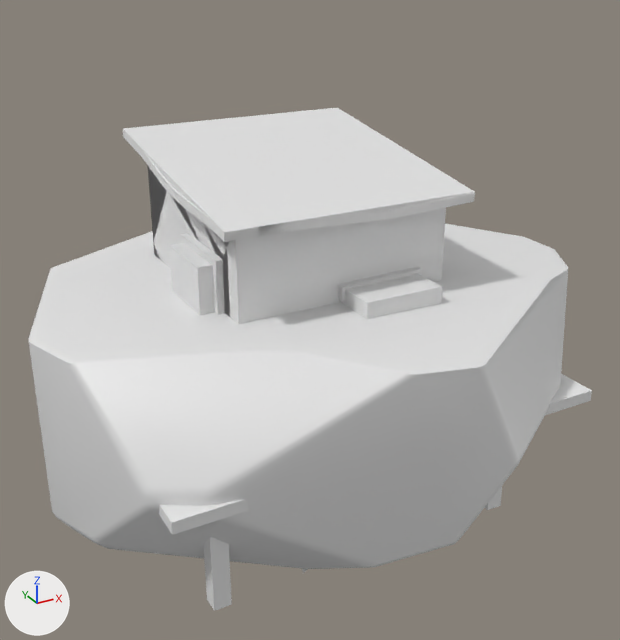
The FBX model Assets/Models/Environment.fbx, before and after one commit.
Both versions are drawn from a 50 mm lens placed at (-8.82, -16.94, 9.24), pointed at (0.24, -0.48, 1.01). Arrows for +X, +Y and +Z are at lower left; the lights stay in place. The same objects are shown in both versions, whatever each file hides. Where no turn or scale is listed for an object, it has been applied to the vertices. Vertices at the same position are counted once.

Objects in the first picture: 'House', 'HouseBase', 'Platform', 'RockFlat', 'Window'.
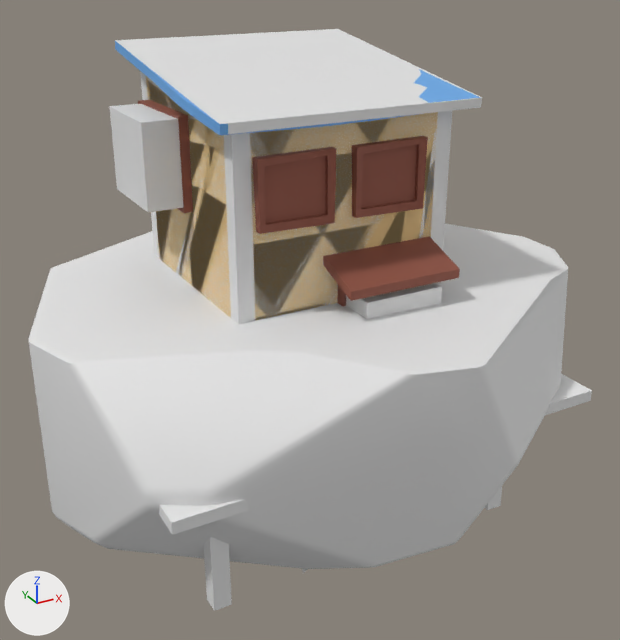
Location of each change, [x1, y1, x2, y2] in pixels of the pictures (620 x 640 px; the box of a moved part takes in the faces that stretch with it):
'HouseBase', reshaped: before [123, 108, 475, 313]; after [115, 29, 482, 324]
'House', recoloured, reshaped, moved (white to brown): before [123, 129, 475, 324]; after [115, 41, 481, 320]
'Window', reshaped: before [169, 243, 442, 319]; after [109, 104, 442, 319]
part 1 of me_cube_007, moved or reshaped: before [123, 108, 475, 241]; after [115, 29, 482, 134]
part 2 of me_cube_007, moved or reshaped: before [148, 167, 227, 313]; after [140, 71, 452, 324]
part 3 of me_cube_001, rebuilt (17% shorter): before [123, 129, 475, 242]; after [115, 41, 481, 135]
part 4 of me_cube_001, rebuilt: before [148, 166, 446, 324]; after [146, 76, 438, 320]
part 5 of me_cube_001, added (brown): after [252, 147, 336, 234]
part 6 of me_cube_001, added (brown): after [352, 136, 428, 218]
part 7 of me_cube_001, added: after [337, 285, 346, 307]
part 8 of me_cube_001, added (brown): after [138, 100, 193, 213]
part 9 of me_cube_001, deleted: before [180, 233, 225, 315]
part 10 of me_cube_001, deleted: before [338, 267, 422, 301]
part 11 of me_cube_001, cut back (brown): after [323, 236, 460, 301]
part 12 of me_cube_002, moved or reshaped (not visible afterwards): before [169, 243, 215, 315]
part 13 of me_cube_002, moved or reshaped (not visible before): after [109, 104, 183, 212]

What the commit changed:
Material 'Structure' (mat_structure) changes colour from white #e7e7e7 to brown #8f5141; in linear values from (0.8, 0.8, 0.8) to (0.274, 0.0828, 0.0524).
Material 'Walls' (mat_walls) changes colour from white #e7e7e7 to beige #e7c589; in linear values from (0.8, 0.8, 0.8) to (0.8, 0.559, 0.249).
Material 'Roof' (mat_roof) changes colour from white #e7e7e7 to blue #6baae7; in linear values from (0.8, 0.8, 0.8) to (0.147, 0.4, 0.8).
me_cube_001 is used by ob_house; location (0.0, 0.0, 0.0).
me_cube_001 had 348 vertices, 335 faces and spanned x -2.95..2.9, y -2.96..2.92, z 0.0..5.26.
me_cube_001 now has 306 vertices, 274 faces and spans x -2.99..2.87, y -3.61..2.91, z -2.68..4.73.
me_cube_001 part 3: the loose piece of 200 vertices spanning x -2.95..2.9, y -2.96..2.92, z 4.09..5.26 is rebuilt with 96 vertices and now spans x -2.99..2.87, y -2.94..2.91, z 3.59..4.73.
me_cube_001 part 4: the loose piece of 40 vertices spanning x -2.5..2.5, y -2.5..2.5, z 0.0..5.0 is rebuilt with 78 vertices and now spans x -2.5..2.5, y -2.5..2.5, z -2.5..4.47, in mat_walls (beige #e7c589).
me_cube_001 part 5: a new loose piece of 24 vertices spanning x -2.1..-0.37, y -2.71..-1.84, z 1.59..3.1, in mat_structure (brown #8f5141).
me_cube_001 part 6: a new loose piece of 24 vertices spanning x 0.07..1.79, y -2.71..-1.84, z 1.59..3.1, in mat_structure (brown #8f5141).
me_cube_001 part 7: a new loose piece of 16 vertices spanning x -0.21..1.82, y -2.74..-1.89, z -2.68..0.2, in mat_structure (brown #8f5141).
me_cube_001 part 8: a new loose piece of 16 vertices spanning x -2.78..-1.83, y -0.35..1.98, z 1.51..3.54, in mat_structure (brown #8f5141).
me_cube_001 part 9: the loose piece of 48 vertices spanning x -2.66..-1.97, y -1.84..0.11, z 1.72..3.44 is deleted.
me_cube_001 part 10: the loose piece of 8 vertices spanning x -0.21..1.84, y -2.67..-1.96, z 2.37..2.72 is deleted.
me_cube_001 part 11: 24 vertices removed from x -0.15..1.75, y -2.62..-1.99, z 0.0..2.62; 8 vertices added at x -0.56..2.1, y -3.61..-2.38, z 0.28..0.92.
me_cube_002 has 24 vertices, 18 faces and spans x -2.99..1.74, y -3.52..3.25, z -2.9..1.77.
me_cube_002 is used by ob_window; location (0.0, 0.0, 2.5).
me_cube_002 part 12: the loose piece of 8 vertices spanning x -2.99..-1.22, y -1.67..-0.06, z -0.62..0.78 is scaled about its middle by (1.08, 1.09, 1.51), then moved by (3.01, 3.45, 1.34).
me_cube_002 part 13: the loose piece of 8 vertices spanning x -1.86..0.16, y 1.5..3.25, z -0.48..1.77 is scaled about its middle by (1.15, 1.21, 0.818), then moved by (-1.45, -1.58, 1.91).
me_cube_007 is used by ob_housebase; location (0.0, 0.0, 2.5).
me_cube_007 had 48 vertices, 38 faces and spanned x -2.91..2.91, y -2.94..2.91, z -2.5..2.76.
me_cube_007 now has 50 vertices, 38 faces and spans x -2.91..2.91, y -2.94..2.91, z -2.5..4.73.
me_cube_007 part 1: the loose piece of 8 vertices spanning x -2.91..2.91, y -2.94..2.91, z 1.67..2.76 is moved by (0.0, 0.0, 1.97).
me_cube_007 part 2: 24 vertices removed from x -2.5..2.5, y -2.5..2.5, z -0.62..2.5; 26 vertices added at x -2.5..2.5, y -2.5..2.5, z 0.36..4.47.
Object 'House' (ob_house) moves from (0.0, 0.0, 0.0) to (0.0, 0.0, 2.5).
